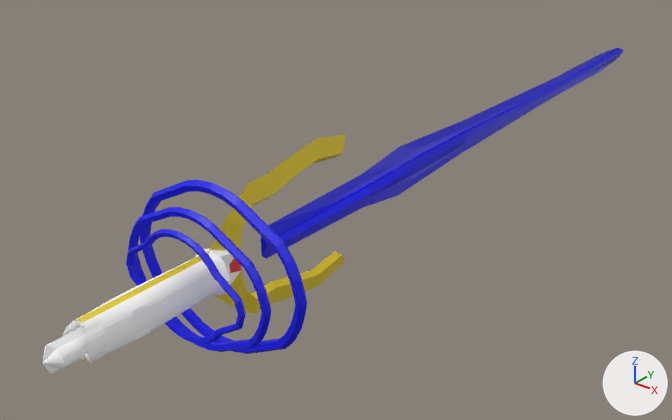
The Blender file devsrc/blender_files/jdeivid/ruina/v2/lan_sword_v2.blend: old version first, new version second.
Rendered twice from a camera (50 mm lens) standing at (39.4, -32.9, 30.2) and looking at (-5.2, 22.9, -4.4). The lights are fixed; the arrows at lower right show +X, +Y and +Z. The first picture is the older version.

Before the edit, the objects in view are built like this:
```python
mat_painted_wood_01 = diffuse_material('painted_wood_01')
mat_painted_wood_01.base_color = (1.0, 1.0, 1.0)  # white #ffffff
me_red = bpy.data.meshes.new('red')
me_red.from_pydata(...)  # 603 vertices, 573 faces, 2 loose edges; spans x 0.0..7.6, y -9.6..69.1, z -6.2..6.2
# faces by material slot: [177, 3, 321, 72]
me_red.materials.append(mat_painted_wood_01)  # white #ffffff
me_red.materials.append(mat_neon_red_solid)  # red #e70303
me_red.materials.append(mat_blue)  # blue #0009e7
me_red.materials.append(mat_c_frying_pan_gold)  # yellow #e7cc25
ob_lan_sword_v1 = bpy.data.objects.new('lan_sword_v1', me_red)
ob_lan_sword_v1.location = (0.0, 0.0, 0.0)
_m = ob_lan_sword_v1.modifiers.new('Mirror', 'MIRROR')
```
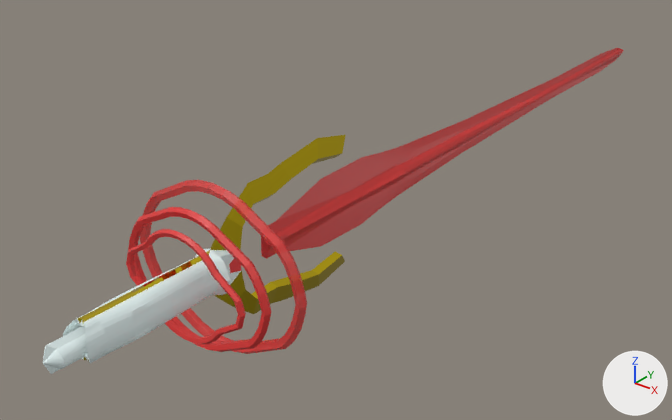
Edits to the bpy script that builds the scene:
```text
Add img_c_invasion_wrangler_laser_png:
    img_c_invasion_wrangler_laser_png = load_image('c_invasion_wrangler_laser.png', '../c_invasion_wrangler_laser.png', 16, 16, 'sRGB')
Add img_painted_wood_01_png:
    img_painted_wood_01_png = load_image('painted_wood_01.png', '../painted_wood_01.png', 512, 512, 'sRGB')
Change mat_painted_wood_01:
    remove mat_painted_wood_01.base_color = (1.0, 1.0, 1.0)  # white #ffffff
    mat_painted_wood_01: diffuse_material('painted_wood_01') -> principled_material('painted_wood_01')
    add mat_painted_wood_01.texture = img_painted_wood_01_png
Add mat_gold_player:
    mat_gold_player = principled_material('gold_player')
    mat_gold_player.base_color = (0.8, 0.607, 0.0188)  # yellow #e7cc25
    mat_gold_player.metallic = 1.0
    mat_gold_player.roughness = 0.0
Add mat_c_invasion_wrangler_laser:
    mat_c_invasion_wrangler_laser = principled_material('c_invasion_wrangler_laser')
    mat_c_invasion_wrangler_laser.texture = img_c_invasion_wrangler_laser_png  # with its transparency
Change me_red:
    where me_red.from_pydata(...)  # 603 vertices, 573 faces, 2 loose edges; spans x 0.0..7.6, y -9.6..69.1, z -6.2..6.2
    used by ob_lan_sword_v1; location = (0.0, 0.0, 0.0)
    me_red part 1: 26 of 603 vertices moved; they spanned x 0.0..0.9, y 8.7..51.6, z -1.8..1.8 and now span x 0.0..0.7, y 8.7..51.6, z -2.9..2.9; mean shift (0.0, -1.2, 0.0); largest move (0.2, 17.0, 0.2) -> (0.3, 8.7, 0.4)
    me_red part 2: all 321 faces that had it switch from mat_blue (blue #0009e7) to mat_c_invasion_wrangler_laser (picture img_c_invasion_wrangler_laser_png)
    me_red part 3: texture (UV) coordinates of 321 of 573 faces, centred in x 0.0..7.4, y 0.7..69.0, z -6.0..6.0, changed; they spanned u -6.3..134.8, v -3.06..3.58 and now span u 0.0..0.1, v 0.0..1.0
    remove me_red.materials.append(mat_c_frying_pan_gold)  # yellow #e7cc25
    add me_red.materials.append(mat_gold_player)  # yellow #e7cc25
```

Where the change shows, as pixel boxes (x1, y1, x2, y2) in the pictures (672 x 420 px; the box of a moved part takes in the faces that stretch with it):
'lan_sword_v1', surface changed, recoloured, reshaped: (43, 48, 624, 374) in both
part 1 of me_red, moved or reshaped: before (260, 49, 624, 259); after (262, 49, 624, 259)
part 2 of me_red, recoloured: (126, 48, 624, 354) in both
part 3 of me_red, surface changed: (126, 48, 624, 354) in both
